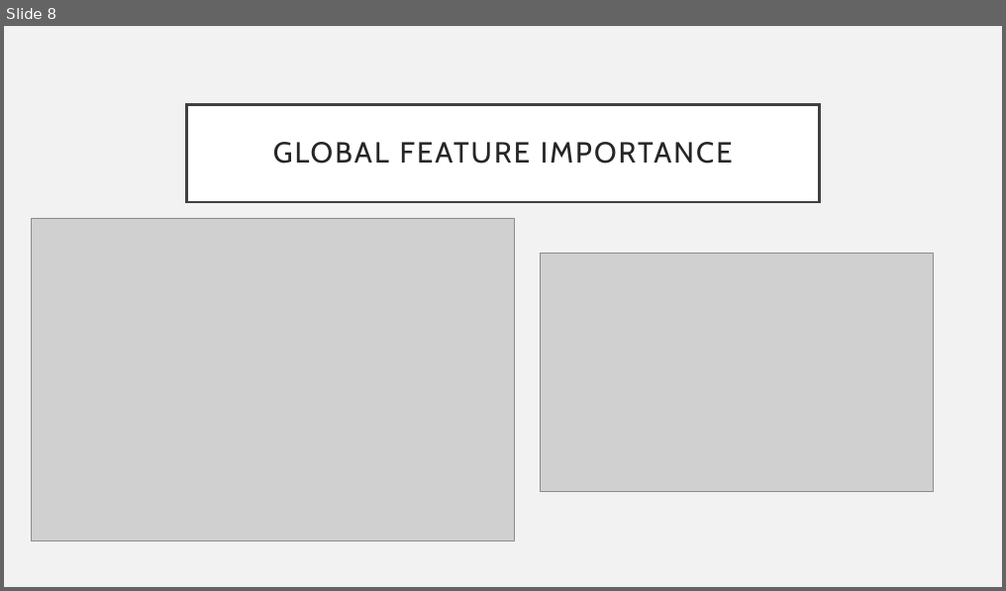
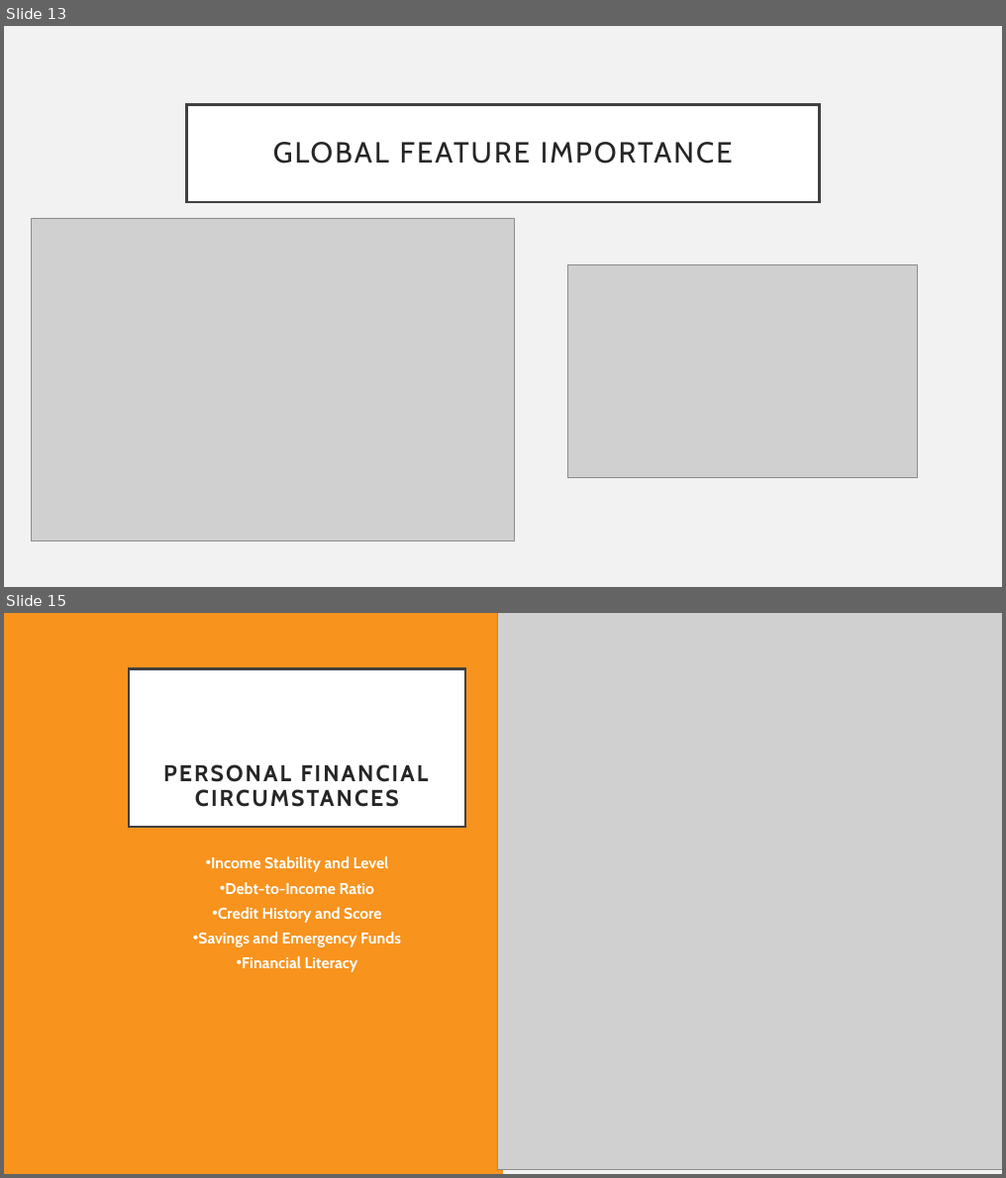
Before and after one commit to LachlanPotter33/Proj-4-Group-3, a slide deck: Presentation.pptx. Shown one above the other, each under a label of ours: slide 8 before the commit, slides 13 and 15 after it; the slides between them are not shown. The pictures are 1006x591 and 1006x1178 pixels, drawn with LibreOffice and Linux fonts; fonts in the diff are those of the drawing; grey boxes stand for pictures. Boxes give left, top, right and bottom in pixels: in the first picture for what was removed or moved away, otherwise in the second. Text is boxed around its words. In the diff, an @@ line names an element or a change of style, - is before the commit and + after.

```diff
--- a/Presentation.pptx
+++ b/Presentation.pptx
@@ slide 15 added at box(4, 613, 1002, 1174), background #F2F2F2 @@
@@ rectangle added at box(4, 613, 503, 1174), fill #F8931D @@
@@ picture added at box(497, 613, 1002, 1170) @@
@@ title added at box(129, 669, 465, 827), fill #FFFFFF, outline #404040 2.5 pt, 22 pt, text #262626, bold @@
+PERSONAL FINANCIAL CIRCUMSTANCES
@@ text added at box(198, 857, 401, 972), 15 pt, text #FFFFFF, bold @@
+• Income Stability and Level
+• Debt-to-Income Ratio
+• Credit History and Score
+• Savings and Emergency Funds
+• Financial Literacy
@@ what was slide 8 is now slide 13 @@
@@ slide 13 changed as well @@
@@ picture: place and size @@
-picture at box(540, 253, 933, 492)
+picture at box(567, 266, 918, 478)
```
Also in this commit, not shown: 11 other slides changed, 10 other slides added, 3 slides removed, 5 other files.
